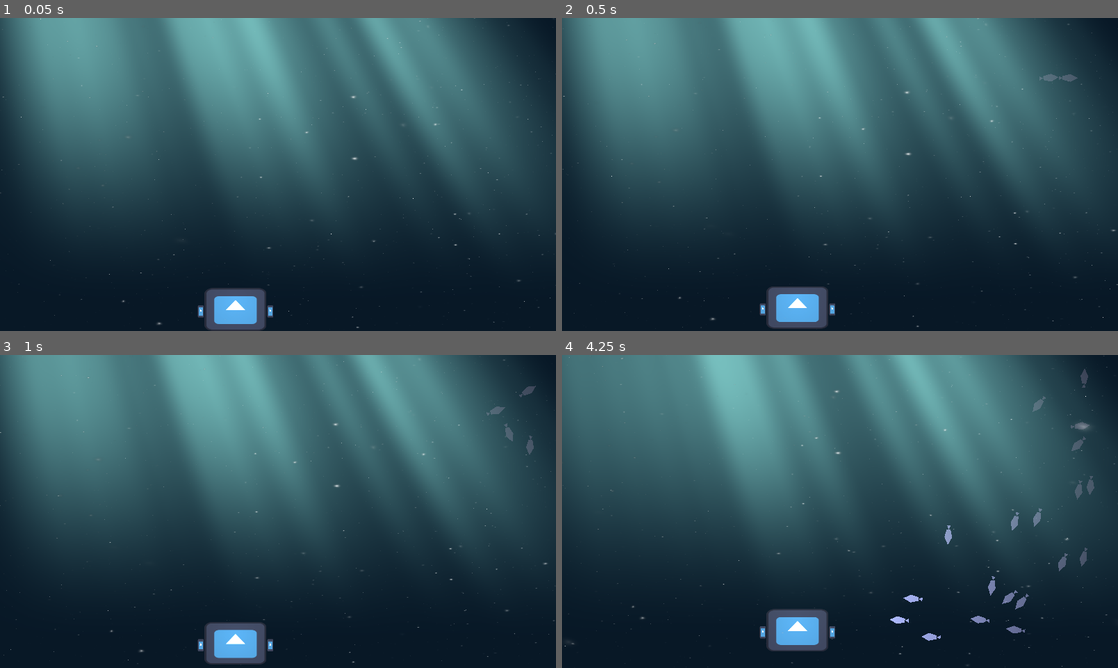
Above: before the commit, frames 1-4 (two rows, left to right).
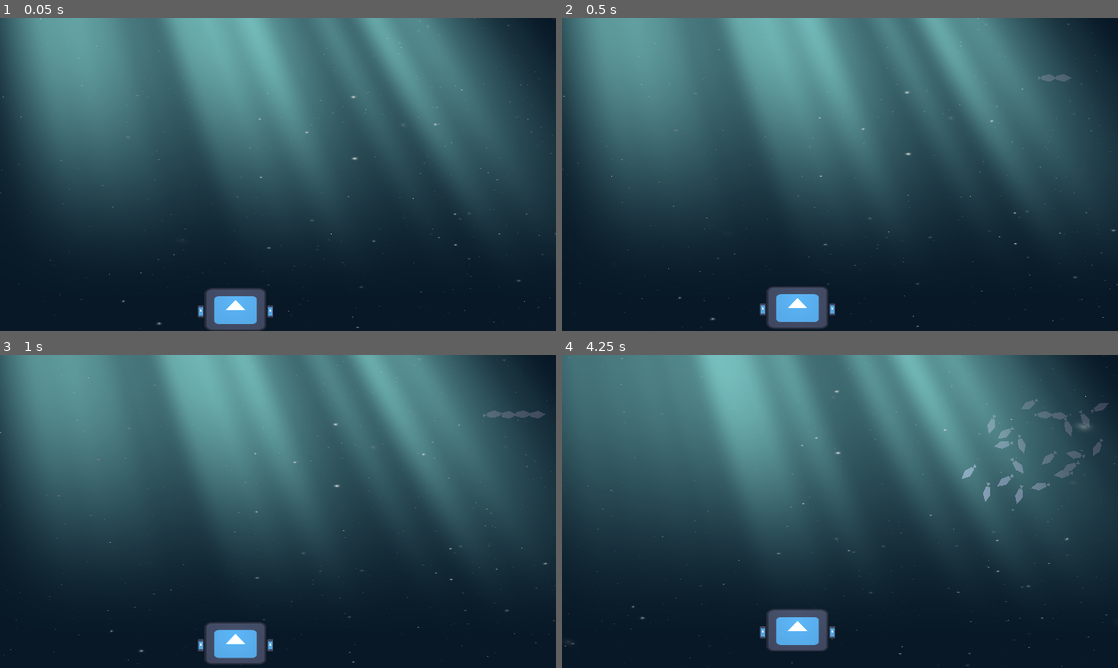
Above: after the commit, the same moments.

Repository: linuxhuskarl/godot-kosmo
Game: Godot game, scene res://scenes/test_ground.tscn
Same seed, same stepped clock (60 frames per second), same inputs: the game is played once before the commit and once after it. The engine's default icon, where the game draws it, is replaced by a stand-in: a white triangle on a blue panel in a dark square.
Inputs:
- Up to frame 1 (0.05 s): no input
- Up to frame 2 (0.5 s): no input
- Up to frame 3 (1 s): no input
- Up to frame 4 (4.25 s): no input

Frame 1 is identical in both runs. In frame 2, less than 0.1% of the frame differs, in the area x 85-93%, y 17-21%; in frame 3, 0.3%; in frame 4, 1.9%, in the area x 59-99%, y 4-92%.

Commit message:
minor changes to how boids work

Diff:
--- a/boids/boid.gd
+++ b/boids/boid.gd
@@ -7,6 +7,7 @@
 @export var separation_weight := 5.0
 @export var alignment_weight := 2.0
 @export var cohesion_weight := 1.0
+@export_flags_2d_physics var ray_collision_mask : int
 
 var raycasts: Array[RayCast2D] = []
 var visible_boids: Array[Boid] = []
@@ -19,10 +20,10 @@
 	for i in range(number_of_rays):
 		var ray = RayCast2D.new()
 		ray_container.add_child(ray)
-		ray.collision_mask = 0b0000_0001_0000_0001
+		ray.collision_mask = ray_collision_mask
 		ray.position = Vector2.ZERO
 		ray.target_position = ray_length * Vector2.RIGHT.rotated(
-			deg_to_rad(ray_span_degrees) * (randf() - 0.5)
+			deg_to_rad(ray_span_degrees * (i / (number_of_rays - 1.0) - 0.5)) + randf_range(-0.1, 0.1)
 		)
 		raycasts.append(ray)
 
@@ -39,12 +40,16 @@
 
 	var boid_count: int = len(visible_boids)
 
+	# Separation: avoid colliding with nearby boids and other obstacles
 	for ray in raycasts:
 		if ray.is_colliding():
 			var collision_point := ray.get_collision_point()
+			var collision_normal := ray.get_collision_normal()
 			var direction := collision_point.direction_to(global_position)
 			var distance := collision_point.distance_to(global_position)
+			var bounced := direction.bounce(collision_normal) * (ray_length - distance)
 			acceleration += separation_weight * (ray_length - distance) * direction
+
 
 	if boid_count > 0:
 		var flock_avg_velocity := Vector2(0, 0)
--- a/boids/boid.tscn
+++ b/boids/boid.tscn
@@ -10,16 +10,15 @@
 
 [node name="Boid" type="CharacterBody2D" groups=["boid"]]
 collision_layer = 256
-collision_mask = 256
+collision_mask = 2
 motion_mode = 1
+wall_min_slide_angle = 0.0
 script = ExtResource("1_nsgrk")
-number_of_rays = 20
-ray_length = 120.0
-ray_span_degrees = 120.0
-max_speed = null
-separation_weight = null
-alignment_weight = null
-cohesion_weight = null
+number_of_rays = 9
+ray_span_degrees = 210.0
+max_speed = 150.0
+cohesion_weight = 3.0
+ray_collision_mask = 259
 
 [node name="CollisionShape2D" type="CollisionShape2D" parent="."]
 rotation = 1.5708
--- a/boids/test_boids.tscn
+++ b/boids/test_boids.tscn
@@ -6,107 +6,97 @@
 
 [node name="Boid" parent="." instance=ExtResource("1_abx7v")]
 position = Vector2(-496, -32)
-number_of_rays = null
-ray_length = null
-ray_span_degrees = null
-max_speed = null
-separation_weight = null
-alignment_weight = null
-cohesion_weight = null
+number_of_rays = 30
+ray_length = 80.0
+ray_span_degrees = 200.0
+separation_weight = 5.0
+alignment_weight = 2.0
+cohesion_weight = 1.0
 
 [node name="Camera2D" type="Camera2D" parent="Boid"]
 zoom = Vector2(0.5, 0.5)
 
 [node name="Boid2" parent="." instance=ExtResource("1_abx7v")]
 position = Vector2(-392, 568)
-number_of_rays = null
-ray_length = null
-ray_span_degrees = null
-max_speed = null
-separation_weight = null
-alignment_weight = null
-cohesion_weight = null
+number_of_rays = 30
+ray_length = 80.0
+ray_span_degrees = 200.0
+separation_weight = 5.0
+alignment_weight = 2.0
+cohesion_weight = 1.0
 
 [node name="Boid3" parent="." instance=ExtResource("1_abx7v")]
 position = Vector2(-344, 264)
-number_of_rays = null
-ray_length = null
-ray_span_degrees = null
-max_speed = null
-separation_weight = null
-alignment_weight = null
-cohesion_weight = null
+number_of_rays = 30
+ray_length = 80.0
+ray_span_degrees = 200.0
+separation_weight = 5.0
+alignment_weight = 2.0
+cohesion_weight = 1.0
 
 [node name="Boid4" parent="." instance=ExtResource("1_abx7v")]
 position = Vector2(-136, -24)
-number_of_rays = null
-ray_length = null
-ray_span_degrees = null
-max_speed = null
-separation_weight = null
-alignment_weight = null
-cohesion_weight = null
+number_of_rays = 30
+ray_length = 80.0
+ray_span_degrees = 200.0
+separation_weight = 5.0
+alignment_weight = 2.0
+cohesion_weight = 1.0
 
 [node name="Boid5" parent="." instance=ExtResource("1_abx7v")]
 position = Vector2(16, 248)
-number_of_rays = null
-ray_length = null
-ray_span_degrees = null
-max_speed = null
-separation_weight = null
-alignment_weight = null
-cohesion_weight = null
+number_of_rays = 30
+ray_length = 80.0
+ray_span_degrees = 200.0
+separation_weight = 5.0
+alignment_weight = 2.0
+cohesion_weight = 1.0
 
 [node name="Boid6" parent="." instance=ExtResource("1_abx7v")]
 position = Vector2(8, 552)
-number_of_rays = null
-ray_length = null
-ray_span_degrees = null
-max_speed = null
-separation_weight = null
-alignment_weight = null
-cohesion_weight = null
+number_of_rays = 30
+ray_length = 80.0
+ray_span_degrees = 200.0
+separation_weight = 5.0
+alignment_weight = 2.0
+cohesion_weight = 1.0
 
 [node name="Boid7" parent="." instance=ExtResource("1_abx7v")]
 position = Vector2(888, 576)
 rotation = -2.95123
-number_of_rays = null
-ray_length = null
-ray_span_degrees = null
-max_speed = null
-separation_weight = null
-alignment_weight = null
-cohesion_weight = null
+number_of_rays = 30
+ray_length = 80.0
+ray_span_degrees = 200.0
+separation_weight = 5.0
+alignment_weight = 2.0
+cohesion_weight = 1.0
 
 [node name="Boid8" parent="." instance=ExtResource("1_abx7v")]
 position = Vector2(1344, 600)
 rotation = -2.95123
-number_of_rays = null
-ray_length = null
-ray_span_degrees = null
-max_speed = null
-separation_weight = null
-alignment_weight = null
-cohesion_weight = null
+number_of_rays = 30
+ray_length = 80.0
+ray_span_degrees = 200.0
+separation_weight = 5.0
+alignment_weight = 2.0
+cohesion_weight = 1.0
 
 [node name="Boid9" parent="." instance=ExtResource("1_abx7v")]
 position = Vector2(808, 856)
 rotation = -2.95123
-number_of_rays = null
-ray_length = null
-ray_span_degrees = null
-max_speed = null
-separation_weight = null
-alignment_weight = null
-cohesion_weight = null
+number_of_rays = 30
+ray_length = 80.0
+ray_span_degrees = 200.0
+separation_weight = 5.0
+alignment_weight = 2.0
+cohesion_weight = 1.0
 
 [node name="Boid10" parent="." instance=ExtResource("1_abx7v")]
 position = Vector2(1224, 872)
 rotation = -2.95123
-number_of_rays = null
-ray_length = null
-ray_span_degrees = null
-max_speed = null
-separation_weight = null
-alignment_weight = null
-cohesion_weight = null
+number_of_rays = 30
+ray_length = 80.0
+ray_span_degrees = 200.0
+separation_weight = 5.0
+alignment_weight = 2.0
+cohesion_weight = 1.0
--- a/project.godot
+++ b/project.godot
@@ -29,24 +29,28 @@
 "deadzone": 0.5,
 "events": [Object(InputEventKey,"resource_local_to_scene":false,"resource_name":"","device":-1,"window_id":0,"alt_press …(191 unchanged characters)…
 , Object(InputEventJoypadMotion,"resource_local_to_scene":false,"resource_name":"","device":-1,"axis":4,"axis_value":1.0,"script":null)
+, Object(InputEventKey,"resource_local_to_scene":false,"resource_name":"","device":-1,"window_id":0,"alt_pressed":false,"shift_pressed":false,"ctrl_pressed":false,"meta_pressed":false,"pressed":false,"keycode":0,"physical_keycode":87,"key_label":0,"unicode":119,"location":0,"echo":false,"script":null)
 ]
 }
 left_reverse={
 "deadzone": 0.5,
 "events": [Object(InputEventKey,"resource_local_to_scene":false,"resource_name":"","device":-1,"window_id":0,"alt_press …(192 unchanged characters)…
 , Object(InputEventJoypadButton,"resource_local_to_scene":false,"resource_name":"","device":-1,"button_index":9,"pressure":0.0,"pressed":true,"script":null)
+, Object(InputEventKey,"resource_local_to_scene":false,"resource_name":"","device":-1,"window_id":0,"alt_pressed":false,"shift_pressed":false,"ctrl_pressed":false,"meta_pressed":false,"pressed":false,"keycode":0,"physical_keycode":83,"key_label":0,"unicode":115,"location":0,"echo":false,"script":null)
 ]
 }
 right={
 "deadzone": 0.5,
 "events": [Object(InputEventKey,"resource_local_to_scene":false,"resource_name":"","device":-1,"window_id":0,"alt_press …(192 unchanged characters)…
 , Object(InputEventJoypadMotion,"resource_local_to_scene":false,"resource_name":"","device":-1,"axis":5,"axis_value":1.0,"script":null)
+, Object(InputEventKey,"resource_local_to_scene":false,"resource_name":"","device":-1,"window_id":0,"alt_pressed":false,"shift_pressed":false,"ctrl_pressed":false,"meta_pressed":false,"pressed":false,"keycode":0,"physical_keycode":87,"key_label":0,"unicode":119,"location":0,"echo":false,"script":null)
 ]
 }
 right_reverse={
 "deadzone": 0.5,
 "events": [Object(InputEventKey,"resource_local_to_scene":false,"resource_name":"","device":-1,"window_id":0,"alt_press …(192 unchanged characters)…
 , Object(InputEventJoypadButton,"resource_local_to_scene":false,"resource_name":"","device":-1,"button_index":10,"pressure":0.0,"pressed":true,"script":null)
+, Object(InputEventKey,"resource_local_to_scene":false,"resource_name":"","device":-1,"window_id":0,"alt_pressed":false,"shift_pressed":false,"ctrl_pressed":false,"meta_pressed":false,"pressed":false,"keycode":0,"physical_keycode":83,"key_label":0,"unicode":115,"location":0,"echo":false,"script":null)
 ]
 }
 no_input={
--- a/scenes/test_ground.tscn
+++ b/scenes/test_ground.tscn
@@ -60,6 +60,8 @@
 
 [node name="Ground" type="StaticBody2D" parent="WorldBounds"]
 position = Vector2(256, 640)
+collision_layer = 2
+collision_mask = 3
 metadata/_edit_group_ = true
 
 [node name="CollisionShape2D" type="CollisionShape2D" parent="WorldBounds/Ground"]
@@ -68,6 +70,8 @@
 [node name="Ceiling" type="StaticBody2D" parent="WorldBounds"]
 position = Vector2(352, 0)
 rotation = -3.14159
+collision_layer = 2
+collision_mask = 3
 metadata/_edit_group_ = true
 
 [node name="CollisionShape2D" type="CollisionShape2D" parent="WorldBounds/Ceiling"]
@@ -76,6 +80,8 @@
 [node name="LeftWall" type="StaticBody2D" parent="WorldBounds"]
 position = Vector2(0, 272)
 rotation = 1.5708
+collision_layer = 2
+collision_mask = 3
 metadata/_edit_group_ = true
 
 [node name="CollisionShape2D" type="CollisionShape2D" parent="WorldBounds/LeftWall"]
@@ -84,6 +90,8 @@
 [node name="RightWall" type="StaticBody2D" parent="WorldBounds"]
 position = Vector2(1152, 264)
 rotation = -1.5708
+collision_layer = 2
+collision_mask = 3
 metadata/_edit_group_ = true
 
 [node name="CollisionShape2D" type="CollisionShape2D" parent="WorldBounds/RightWall"]
@@ -91,6 +99,7 @@
 
 [node name="Ship" parent="." instance=ExtResource("1_0irde")]
 position = Vector2(488, 624)
+collision_mask = 3
 
 [node name="DirectionalLight2D" type="DirectionalLight2D" parent="."]
 energy = 0.7
@@ -99,6 +108,7 @@
 [node name="BoidSpawner" type="Node2D" parent="."]
 position = Vector2(1000, 128)
 script = ExtResource("3_5kw40")
+max_boids = 50
 
 [node name="CanvasLayer" type="CanvasLayer" parent="."]
 
Not shown, added: export_presets.cfg
Not shown, changed: .gitignore
